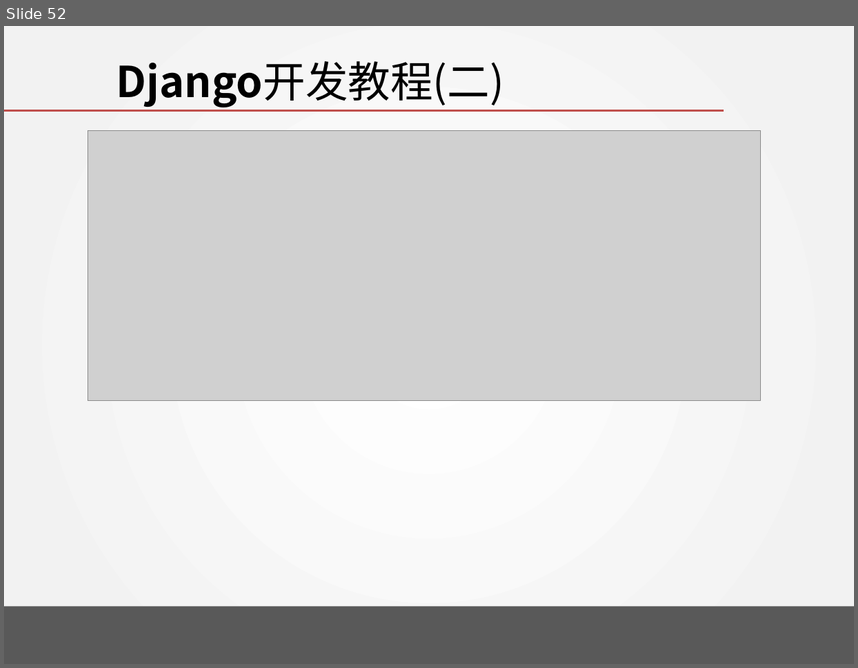
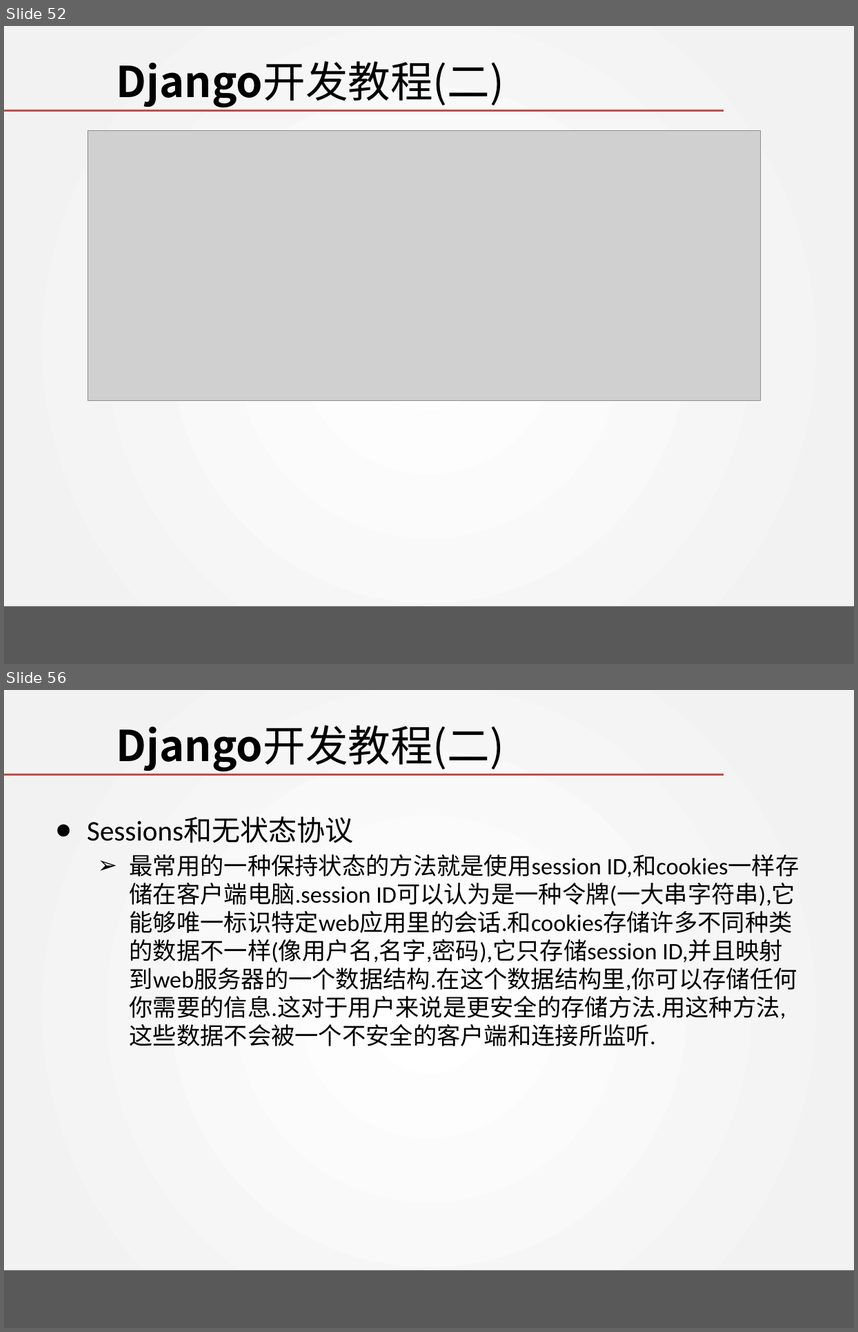
Before and after one commit to wangjin0818/Creative_Experiment, a slide deck: week 05/Tango with Django - II.pptx. Shown one above the other, each under a label of ours: slide 52 before the commit, slides 52 and 56 after it; the slides between them are not shown. The pictures are 858x668 and 858x1332 pixels, drawn with LibreOffice and Linux fonts; fonts in the diff are those of the drawing; grey boxes stand for pictures; background and template pictures are left out. Boxes give left, top, right and bottom in pixels: in the first picture for what was removed or moved away, otherwise in the second. Text is boxed around its words. In the diff, an @@ line names an element or a change of style, - is before the commit and + after.

```diff
--- a/week 05/Tango with Django - II.pptx
+++ b/week 05/Tango with Django - II.pptx
@@ slide 56 added at (x1=4, y1=690, x2=854, y2=1328), background gradient #FFFFFF to #F2F2F2; not listed: 2 template elements that a slide beside it also shows @@
@@ title added at (x1=116, y1=725, x2=505, y2=771), 36 pt, text #000000 @@
+Django开发教程(二)
@@ text added at (x1=87, y1=817, x2=800, y2=1046), 20 pt, text #000000 @@
+● Sessions和无状态协议
+  ➢ 最常用的一种保持状态的方法就是使用session ID,和cookies一样存储在客户端电脑.session ID可以认为是一种令牌(一大串字符串),它能够唯一标识特定web应用里的会话.和cookies存储许多不同种类的数据不一样(像用户名,名字,密码),它只存储session ID,并且映射到web服务器的一个数据结构.在这个数据结构里,你可以存储任何你需要的信息.这对于用户来说是更安全的存储方法.用这种方法,这些数据不会被一个不安全的客户端和连接所监听.
```
Also in this commit, not shown: 5 slides changed, 21 other slides added.
